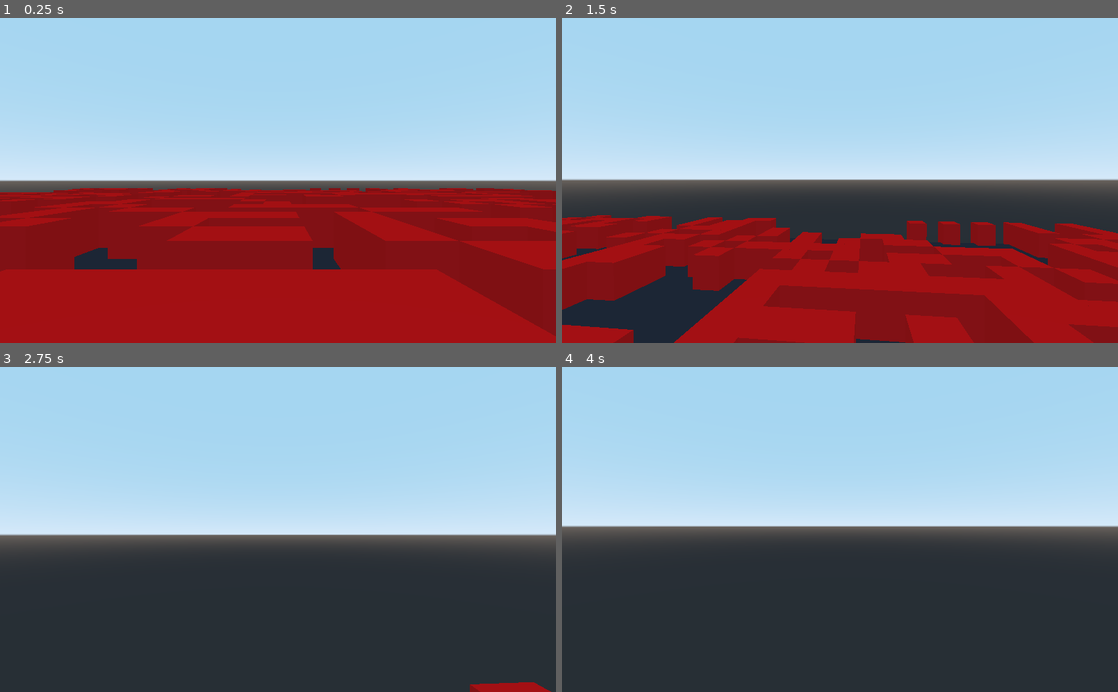
Above: before the commit, frames 1-4 (two rows, left to right).
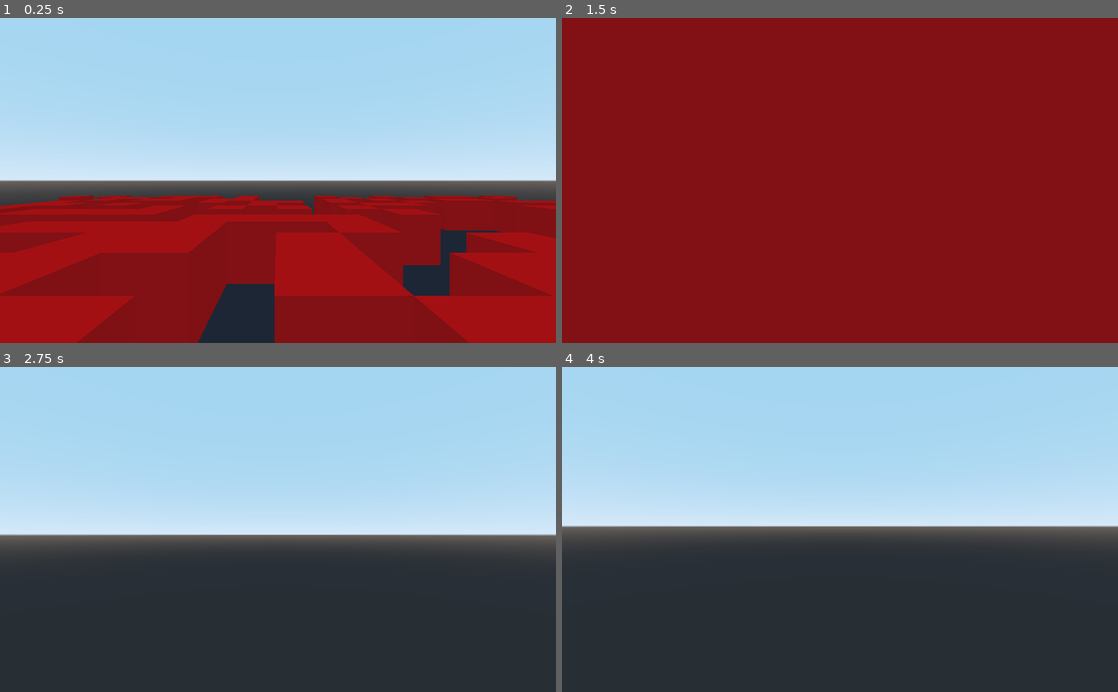
Above: after the commit, the same moments.

Repository: tdworowy/cellular_automata_the_game
Game: Godot game, scene res://main.tscn
Two runs of this game, one before a commit and one after it. Both use one fixed random seed, a clock stepped at 60 frames per second and the inputs below.
Inputs (mouse positions are in pixels of both pictures, inside the frame that each line leads up to):
- Up to frame 1 (0.25 s): no input
- Up to frame 2 (1.5 s): move the mouse to (867, 180) at 0.52 s; hold W (forward) from 0.53 s (still down); tap Space (jump) at 0.77 s; move the mouse to (812, 180) at 1.27 s
- Up to frame 3 (2.75 s): keep holding W (forward); tap Space (jump) at 1.52 s; move the mouse to (289, 523) at 2.02 s
- Up to frame 4 (4 s): keep holding W (forward); move the mouse to (834, 536) at 2.77 s; tap Space (jump) at 3.02, 3.77 s; tap Enter at 3.5 s; move the mouse to (878, 532) at 3.52 s

The runs differ from the first frame. In frame 1, 29% of the frame differs, in the area x 0-100%, y 52-100%; in frame 2, 84%, in the area x 0-100%, y 0-100%; in frame 3, 0.4%; in frame 4, nothing differs.

Commit message:
update

Diff:
--- a/main.tscn
+++ b/main.tscn
@@ -12,7 +12,7 @@
 script = ExtResource( 2 )
 
 [node name="floor" type="StaticBody" parent="."]
-transform = Transform( 100, 0, 0, 0, 1, 0, 0, 0, 100, 0, 0, 0 )
+transform = Transform( 50, 0, 0, 0, 1, 0, 0, 0, 50, 0, 0, 0 )
 
 [node name="CollisionShape" type="CollisionShape" parent="floor"]
 shape = SubResource( 1 )
--- a/scripts/cellular_automata.gd
+++ b/scripts/cellular_automata.gd
@@ -5,6 +5,14 @@
 			"1_2": 1
 			}
 
+static func get_mazectric_rules() -> Dictionary:
+	return {
+		"0_3": 1,
+		"1_1": 1,
+		"1_2": 1,
+		"1_3": 1,
+		"1_4": 1,
+	}
 static func generate_grid(x:int,z:int, prob_of_one:float):
 		var grid = []
 		for i in range(x):
--- a/scripts/main.gd
+++ b/scripts/main.gd
@@ -1,20 +1,25 @@
 extends Spatial
-
-
 
 var cellular_automata = load("res://scripts/cellular_automata.gd")
 
-const scale_x = 2
-const scale_z = 2
-const scale_y = 3
+const scale_x: int = 2
+const scale_z: int = 2
+const scale_y: int = 3
 const red = Color( 1, 0, 0, 1 )
 
-var grid_x:int
-var grid_z:int
+var floor_scale_x: int
+var floor_scale_z: int
 
-var grid:Array
+var grid_x: int
+var grid_z: int
 
-func generate_box(material:SpatialMaterial,x:int=1,y:int=1,z:int=1):
+var material: SpatialMaterial
+
+var grid: Array
+
+var counter:int = 0
+
+func generate_box(material:SpatialMaterial, x:int=1, y:int=1, z:int=1):
 	var static_body = StaticBody.new()
 	var colision_shape = CollisionShape.new()
 	var box = CSGBox.new()
@@ -33,36 +38,47 @@
 	colision_shape.add_child(box)
 	static_body.add_child(colision_shape)
 
+	static_body.add_to_group("Boxes")
+
 	return static_body
 
-func _ready():
+func clear_boxes():
+	var boxes = get_tree().get_nodes_in_group("Boxes")
+	for box in boxes:
+		box.queue_free()
 
-	var material = SpatialMaterial.new()
-	material.albedo_color = red
-
-	var floor_scale_x = $floor.scale.x
-	var floor_scale_z = $floor.scale.z
-
-	grid_x = floor_scale_x/scale_x
-	grid_z = floor_scale_z/scale_z
-
-	grid = cellular_automata.generate_grid(grid_x, grid_z, 0.3)
-	var new_grid =  cellular_automata.update_grid_two_d(grid,grid_x,grid_z,cellular_automata.get_game_of_live_rules())
-
+func generate_boxes(grid:Array, floor_scale_x:int, floor_scale_z:int, material):
 	var x = floor_scale_x
 	var z = floor_scale_z
 	for row in grid:
 		for value in row:
 			if value == 1:
-				var box = generate_box(material,x,3,z)
+				var box = generate_box(material, x, 3, z)
 				self.add_child(box)
 			x = x - (scale_x * 2)
 		x = floor_scale_x
 		z = z - (scale_z * 2)
 
-# Called every frame. 'delta' is the elapsed time since the previous frame.
+func _ready():
+	material = SpatialMaterial.new()
+	material.albedo_color = red
+
+	floor_scale_x = $floor.scale.x
+	floor_scale_z = $floor.scale.z
+
+	grid_x = floor_scale_x/scale_x
+	grid_z = floor_scale_z/scale_z
+
+	grid = cellular_automata.generate_grid(grid_x, grid_z, 0.4)
+	generate_boxes(grid, floor_scale_x, floor_scale_z, material)
+
 func _process(delta):
+	if counter == 200:
+		var new_grid =  cellular_automata.update_grid_two_d(grid, grid_x, grid_z, cellular_automata.get_game_of_live_rules())
 
-	var new_grid =  cellular_automata.update_grid_two_d(grid,grid_x,grid_z,cellular_automata.get_game_of_live_rules())
-	#TODO generate new elements
-	grid = new_grid
+		clear_boxes()
+		generate_boxes(new_grid, floor_scale_x, floor_scale_z, material)
+		grid = new_grid
+		counter = 0
+	else:
+		counter +=1
